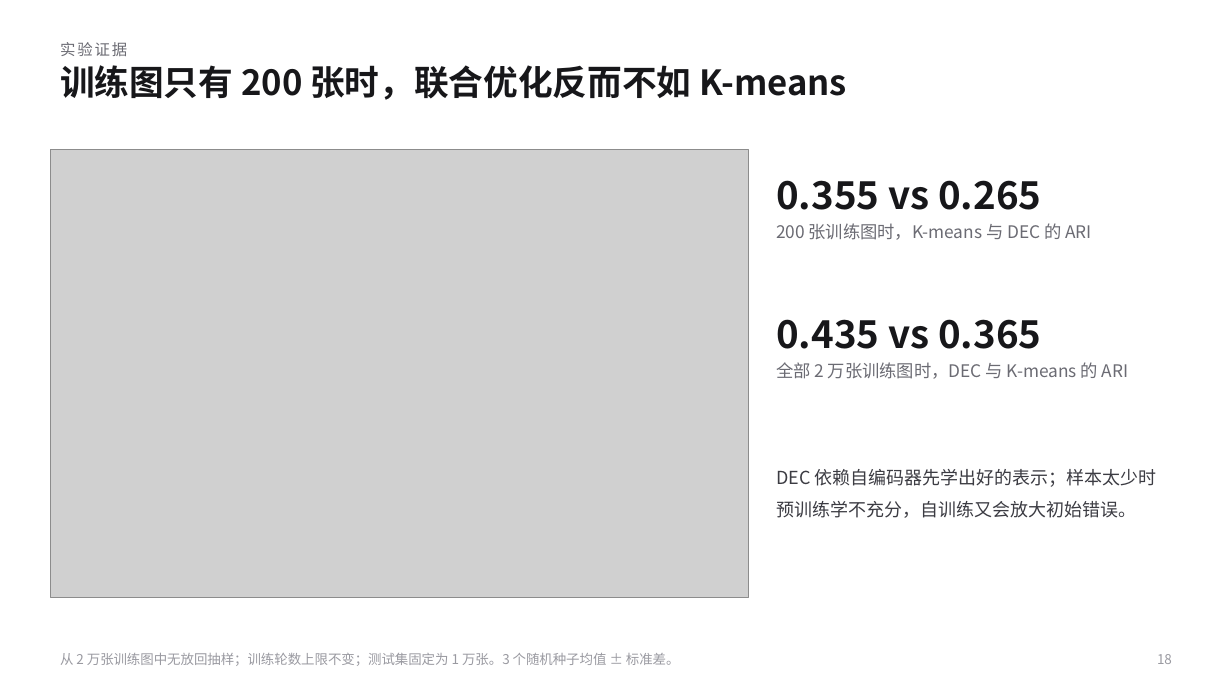
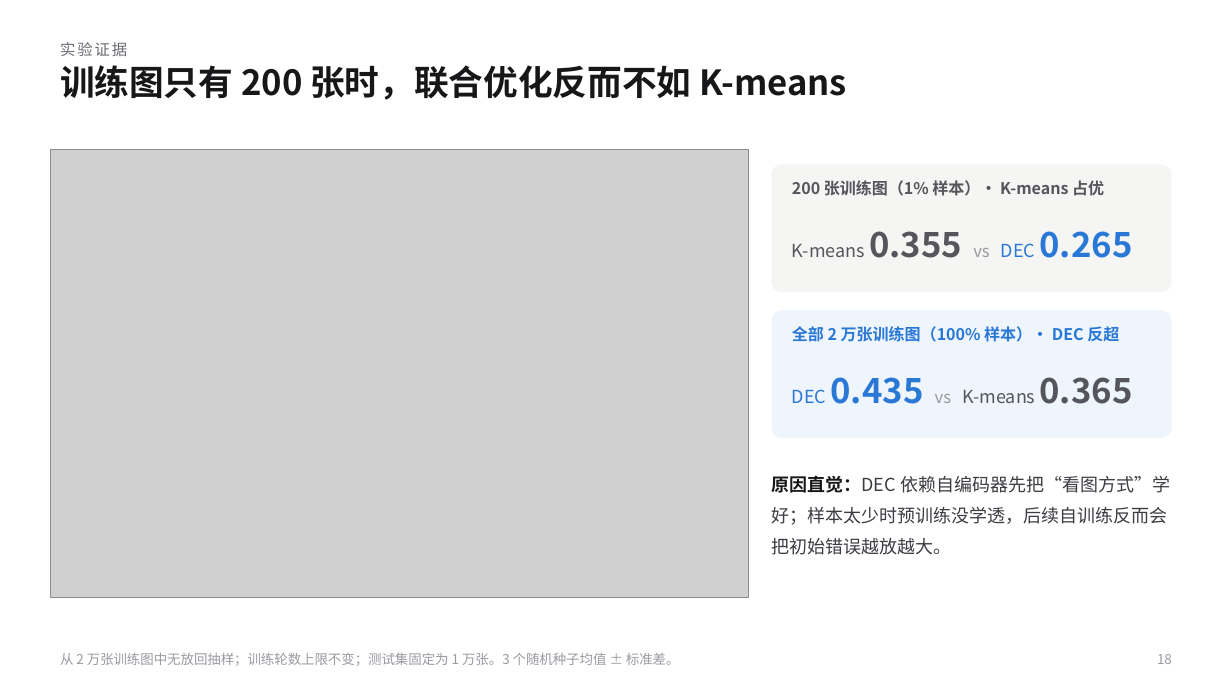
Before and after one commit to KQYaili/DeepClustering-Survey, a slide deck: slide 18 of presentation/deep-clustering-evolution-selection-guide.pptx. Drawn at 1232x693 pixels with LibreOffice and Linux fonts; fonts in the diff are those of the drawing; grey boxes stand for pictures. Boxes give left, top, right and bottom in pixels: in the first picture for what was removed or moved away, otherwise in the second. Text is boxed around its words. In the diff, an @@ line names an element or a change of style, - is before the commit and + after.

```diff
--- a/presentation/deep-clustering-evolution-selection-guide.pptx
+++ b/presentation/deep-clustering-evolution-selection-guide.pptx
@@ rounded rectangle added at [772, 165, 1172, 292], fill #F5F5F4 @@
@@ text removed at [776, 180, 1041, 210] @@
-0.355 vs 0.265
@@ text at [792, 180, 1104, 196]: text changed; size 13.5 to 12.5 pt; text colour #6B6B73 to #55555C; bold on @@
-200 张训练图时，K-means 与 DEC 的 ARI
+200 张训练图（1% 样本）· K-means 占优
@@ text at [792, 231, 1133, 258]: text changed; size 30 to 14 pt; text colour #17171A to #55555C; bold off @@
-0.435 vs 0.365
+K-means 0.355 vs DEC 0.265
@@ text "K-means 0.355 vs DEC 0.265" at [792, 231, 1133, 258]: vertical alignment top to middle @@
@@ rounded rectangle added at [772, 311, 1172, 438], fill #EEF5FD @@
@@ text at [792, 326, 1119, 342]: text changed; size 13.5 to 12.5 pt; text colour #6B6B73 to #2A78D6; bold on @@
-全部 2 万张训练图时，DEC 与 K-means 的 ARI
+全部 2 万张训练图（100% 样本）· DEC 反超
@@ text added at [792, 377, 1133, 404], 14 pt, text #55555C @@
+DEC 0.435 vs K-means 0.365
@@ text at [772, 475, 1170, 555]: text changed @@
-DEC 依赖自编码器先学出好的表示；样本太少时预训练学不充分，自训练又会放大初始错误。
+原因直觉：DEC 依赖自编码器先把“看图方式”学好；样本太少时预训练没学透，后续自训练反而会把初始错误越放越大。
```
Also in this commit, not shown: 28 other slides changed, 17 other files.
